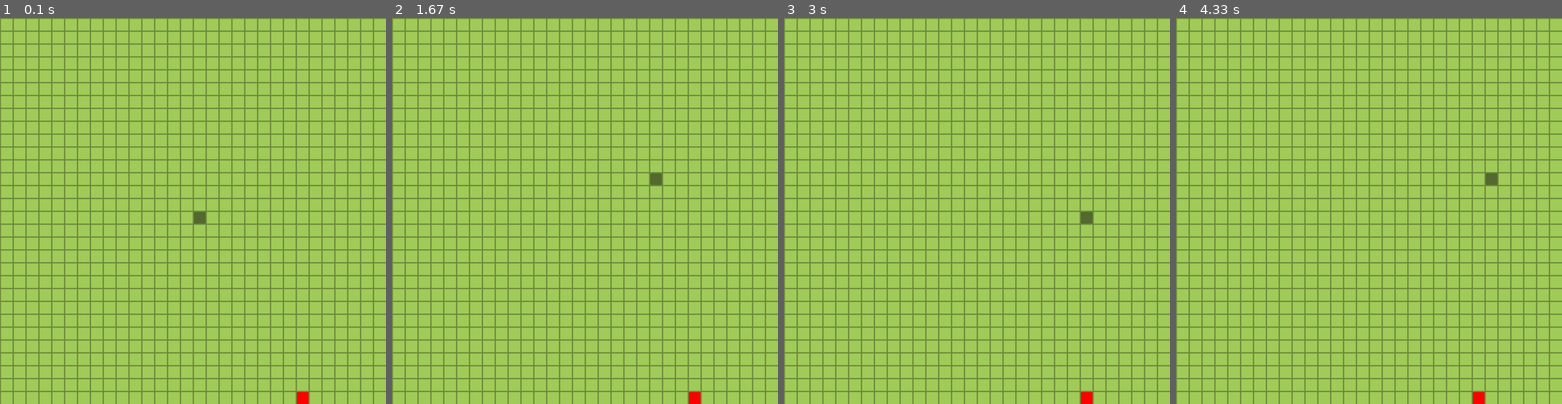
Above: before the commit, frames 1-4 (left to right).
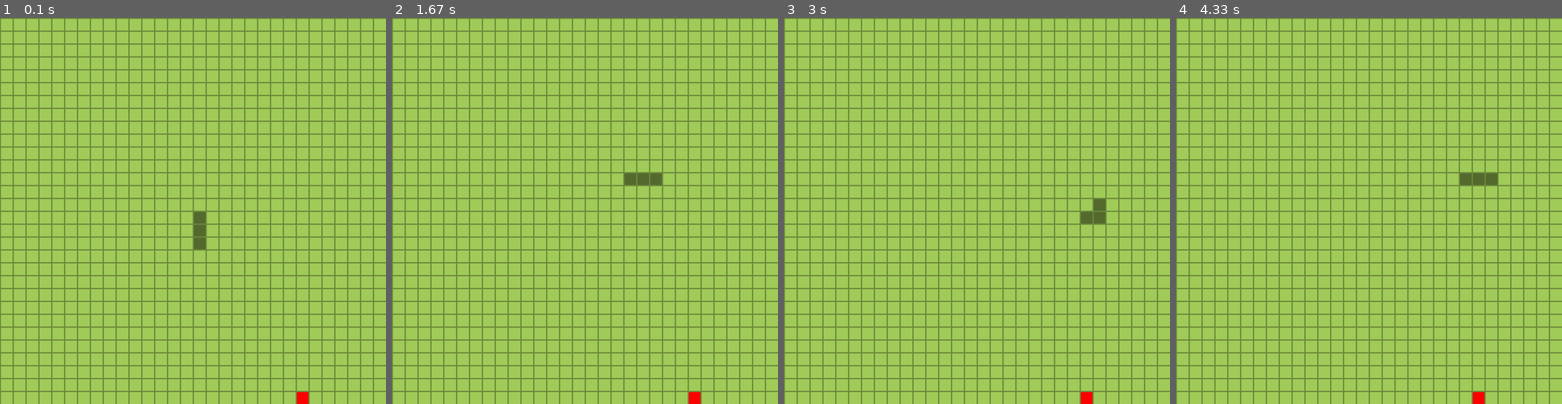
Above: after the commit, the same moments.

Repository: MatejMasata/PyGame-Snake
Game: pygame game, started from snake.py
Same seed, same stepped clock (60 frames per second), same inputs: the game is played once before the commit and once after it.
Inputs:
- Up to frame 1 (0.1 s): no input
- Up to frame 2 (1.67 s): hold D 0.33-0.8 s; hold W 0.83-1.18 s; hold D from 1.22 s (still down)
- Up to frame 3 (3 s): release D at 1.68 s; hold S 2.28-2.73 s; hold A from 2.77 s (still down)
- Up to frame 4 (4.33 s): release A at 3.22 s; hold W 3.25-3.7 s; hold D from 3.73 s (still down)

The runs differ from the first frame. In frame 1, 0.2% of the frame differs, in the area x 50-54%, y 53-60%; in frame 2, 0.2%; in frame 3, 0.2%; in frame 4, 0.2%.

Commit message:
Added body to the snake and growing when eating fruit

Diff:
--- a/snake.py
+++ b/snake.py
@@ -16,24 +16,57 @@
 clock = pygame.time.Clock()
 running = True
 
-player_pos = pygame.Vector2(screen.get_width() / 2, screen.get_height() / 2)
+#player_pos = pygame.Vector2(screen.get_width() / 2, screen.get_height() / 2)
+
+snake_body = [pygame.Vector2(((n_width/2) + 0), ((n_height/2) + 0)),
+              pygame.Vector2(((n_width/2) + 0), ((n_height/2) + 1)),
+              pygame.Vector2(((n_width/2) + 0), ((n_height/2) + 2))]
 
 direction_x = 0
 direction_y = 0
 
 # function for generationg random position of food
-def placeFood(width: int, height: int, squareSize: int, player_pos = pygame.Vector2) -> pygame.Vector2:
-    x = player_pos.x
-    y = player_pos.y
-    food_pos = pygame.Vector2(x, y)
+def placeFood(width: int, height: int, snake_body = list[pygame.Vector2]) -> pygame.Vector2:
 
-    while food_pos.x == player_pos.x and food_pos.y == player_pos.y:
-        food_pos.x = random.randint(0, width - 1) * squareSize
-        food_pos.y = random.randint(0, height - 1) * squareSize
+    food_pos = pygame.Vector2()
+    is_food_on_snake = True
+
+    while is_food_on_snake:
+        food_pos.x = random.randint(0, width - 1)
+        food_pos.y = random.randint(0, height - 1)
+
+        is_food_on_snake = False
+
+        for body_part in snake_body:
+            if food_pos.x == body_part.x and food_pos.y == body_part.y:
+                is_food_on_snake = True
+                break
 
     return food_pos
 
-food_pos = placeFood(n_width, n_height, squareSize, player_pos)
+food_pos = placeFood(n_width, n_height, snake_body)
+
+
+def is_fruit_eaten(food_pos, snake_body):
+    if food_pos.x == snake_body[0].x and food_pos.y == snake_body[0].y:
+        return True
+    else:
+        return False
+
+def grow_snake(snake_body = list[pygame.Vector2]) -> pygame.Vector2:
+
+    tail_direction_x = snake_body[-1].x - snake_body[-2].x
+    tail_direction_y = snake_body[-1].y - snake_body[-2].y
+
+    new_x = snake_body[-1].x + tail_direction_x
+    new_y = snake_body[-1].y + tail_direction_y
+
+    new_body_part = pygame.Vector2(new_x, new_y)
+
+    snake_body.append(new_body_part)
+
+    return snake_body
+
 
 while running:
     # poll for events
@@ -42,35 +75,58 @@
         if event.type == pygame.QUIT:
             running = False
         if event.type == pygame.KEYDOWN:
-            # Change direction based on key press
-            if event.key == pygame.K_w and direction_y == 0:
-                direction_y = -squareSize
+            if event.key == pygame.K_w and direction_y != 1:
+                direction_y = -1
                 direction_x = 0
-            elif event.key == pygame.K_s and direction_y == 0:
-                direction_y = squareSize
+            elif event.key == pygame.K_s and direction_y != -1:
+                direction_y = 1
                 direction_x = 0
-            elif event.key == pygame.K_a and direction_x == 0:
-                direction_x = -squareSize
+            elif event.key == pygame.K_a and direction_x != 1:
+                direction_x = -1
                 direction_y = 0
-            elif event.key == pygame.K_d and direction_x == 0:
-                direction_x = squareSize
+            elif event.key == pygame.K_d and direction_x != -1:
+                direction_x = 1
                 direction_y = 0
 
-    player_pos.x += direction_x
-    player_pos.y += direction_y
+    if direction_x != 0 or direction_y != 0:
+
+            new_x = snake_body[0].x + direction_x
+            new_y = snake_body[0].y + direction_y
+
+            new_head = pygame.Vector2(new_x, new_y)
+
+            snake_body.insert(0, new_head)
+            snake_body.pop()
+
+    # Screen wrapping
+        # Handles when player goes out of bounds
+    for body_part in snake_body:
+        if body_part.x >= n_width:
+            body_part.x = 0
+
+        if body_part.x < 0:
+            body_part.x = n_width - 1
+
+        if body_part.y >= n_height:
+            body_part.y = 0
+
+        if body_part.y < 0:
+            body_part.y = n_height - 1
+
+    # Eating food
+    if is_fruit_eaten(food_pos, snake_body):
+        food_pos = placeFood(n_width, n_height, snake_body)
+        snake_body = grow_snake(snake_body)
 
     # fill the screen with a color
     screen.fill("darkolivegreen3")
 
     # Drawing FOOD
-    pygame.draw.rect(screen, "red", (food_pos.x, food_pos.y, squareSize, squareSize))
+    pygame.draw.rect(screen, "red", (food_pos.x * squareSize, food_pos.y * squareSize, squareSize, squareSize))
 
-    # Drawing PLAYER
-    pygame.draw.rect(screen, "darkolivegreen", (player_pos.x, player_pos.y, squareSize, squareSize))
-
-    # Eating food
-    if food_pos.x == player_pos.x and food_pos.y == player_pos.y:
-        food_pos = placeFood(n_width, n_height, squareSize, player_pos)
+    # Drawing SNAKE
+    for body_part in snake_body:
+        pygame.draw.rect(screen, "darkolivegreen", (body_part.x * squareSize, body_part.y * squareSize, squareSize, squareSize))
 
     # Drawing GRID
     for vertical in range(0, screenWidth, squareSize):
@@ -79,19 +135,7 @@
     for horizontal in range(0, screenHeight, squareSize):
         pygame.draw.line(screen, "darkolivegreen4", (0, horizontal), (screenWidth, horizontal), width=4)
 
-    # Screen wrapping
-        # Handles when player goes out of bounds
-    if player_pos.x >= screenWidth:
-        player_pos.x = 0
 
-    if player_pos.x < 0:
-        player_pos.x = screenWidth - squareSize
-
-    if player_pos.y >= screenHeight:
-        player_pos.y = 0
-
-    if player_pos.y < 0:
-        player_pos.y = screenHeight - squareSize
 
     # flip() the display
     pygame.display.flip()
Not shown, changed: README.md
